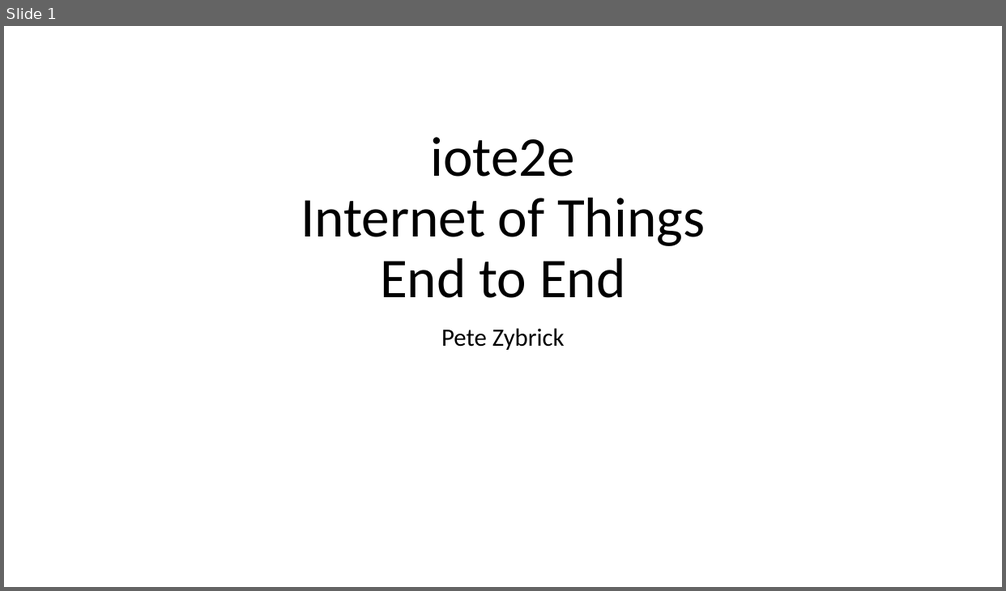
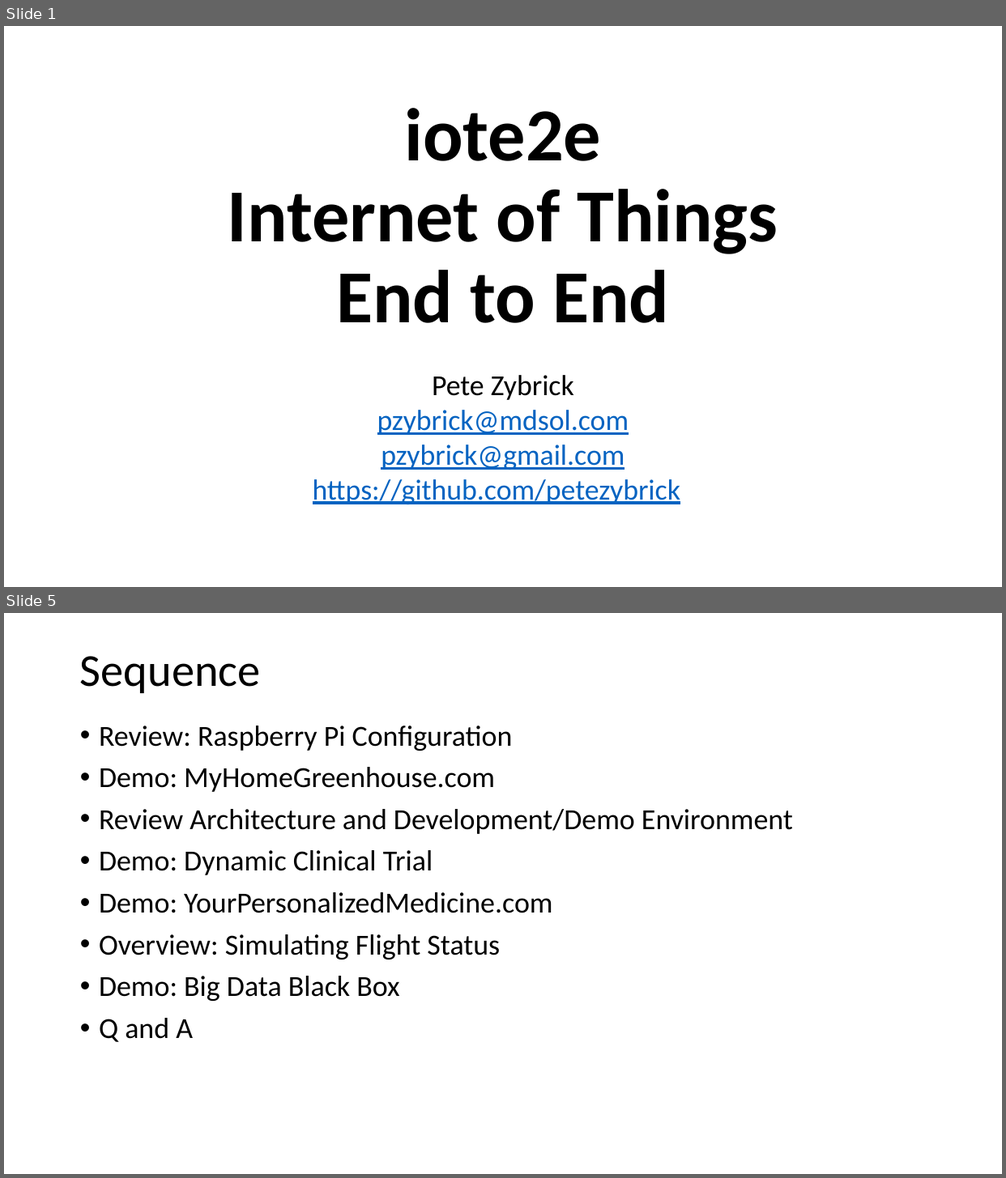
Before and after one commit to petezybrick/iote2e, a slide deck: iote2e-common/src/site/markdown/slides/iote2e-dryrun-20170904.pptx. Shown one above the other, each under a label of ours: slide 1 before the commit, slides 1 and 5 after it; the slides between them are not shown. The pictures are 1006x591 and 1006x1178 pixels, drawn with LibreOffice and Linux fonts; fonts in the diff are those of the drawing. Boxes give left, top, right and bottom in pixels: in the first picture for what was removed or moved away, otherwise in the second. Text is boxed around its words. In the diff, an @@ line names an element or a change of style, - is before the commit and + after.

```diff
--- a/iote2e-common/src/site/markdown/slides/iote2e-dryrun-20170904.pptx
+++ b/iote2e-common/src/site/markdown/slides/iote2e-dryrun-20170904.pptx
@@ slide 5 added at (4, 613, 1002, 1174), background #FFFFFF @@
@@ title added at (80, 656, 261, 693), 44 pt, text #000000 @@
+Sequence
@@ text added at (99, 726, 793, 1042), 28 pt, text #000000 @@
+• Review: Raspberry Pi Configuration
+• Demo: MyHomeGreenhouse.com
+• Review Architecture and Development/Demo Environment
+• Demo: Dynamic Clinical Trial
+• Demo: YourPersonalizedMedicine.com
+• Overview: Simulating Flight Status
+• Demo: Big Data Black Box
+• Q and A
@@ slide 1 changed as well @@
@@ title "iote2e Internet of Things End ...": place and size @@
-title "iote2e Internet of Things End ..." at (300, 137, 705, 298)
+title "iote2e Internet of Things End ..." at (228, 108, 778, 323)
@@ title "iote2e Internet of Things End ..." at (228, 108, 778, 323): size 54 to 72 pt, bold on @@
@@ subtitle "Pete Zybrick": place and size @@
-subtitle "Pete Zybrick" at (441, 328, 565, 350)
+subtitle "Pete Zybrick" at (313, 375, 680, 505)
@@ subtitle at (432, 375, 574, 400): size 24 to 27.9 pt in "Pete Zybrick"; line spacing 0.9 to 0.7 @@
@@ subtitle at (313, 410, 680, 505): paragraphs added @@
+pzybrick@mdsol.com
+pzybrick@gmail.com
+https://github.com/petezybrick
```
Also in this commit, not shown: 23 other slides added, 1 slide removed.
